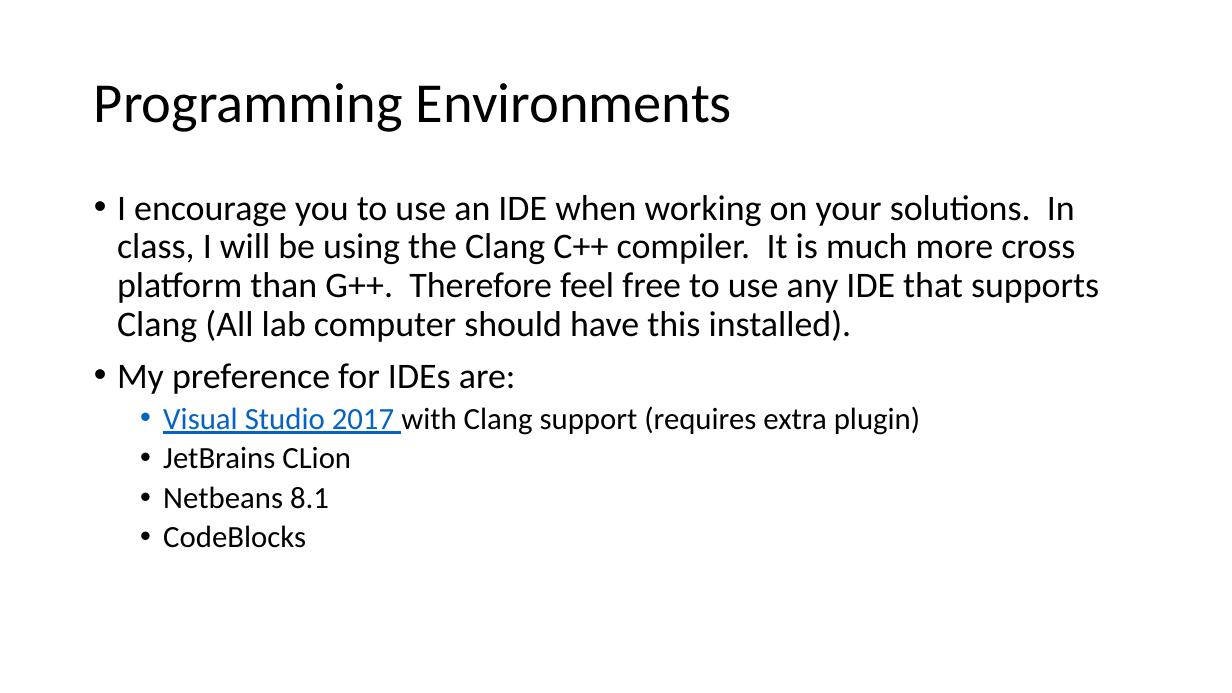
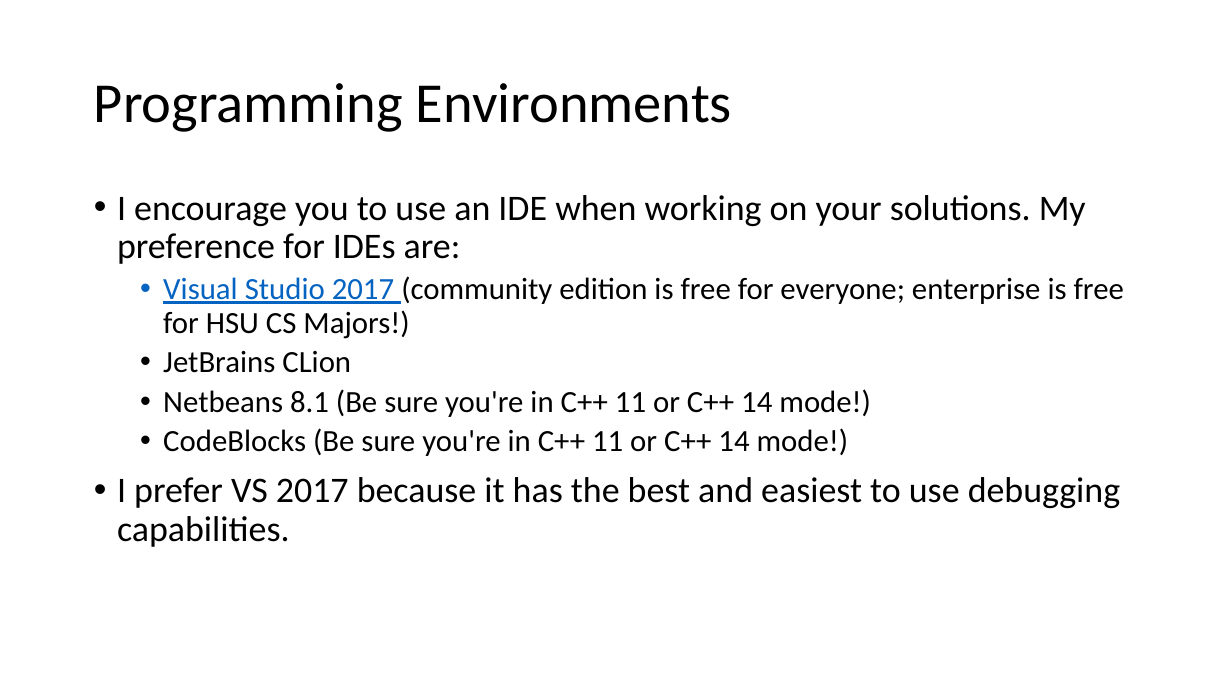
Before and after one commit to acarteas/Teaching-DataStructures, a slide deck: slide 8 of lectures/2019-01-22 introduction/2019-01-22 introduction.pptx. Drawn at 1232x693 pixels with LibreOffice and Linux fonts; fonts in the diff are those of the drawing. Boxes give left, top, right and bottom in pixels: in the first picture for what was removed or moved away, otherwise in the second. Text is boxed around its words. In the diff, an @@ line names an element or a change of style, - is before the commit and + after.

Commit message:
updated today's lecture.

```diff
--- a/lectures/2019-01-22 introduction/2019-01-22 introduction.pptx
+++ b/lectures/2019-01-22 introduction/2019-01-22 introduction.pptx
@@ text at (117, 195, 1124, 339): text changed; size 28 to 24 pt @@
-• I encourage you to use an IDE when working on your solutions. In class, I will be using the Clang C++ compiler. It is much more cross platform than G++. Therefore feel free to use any IDE that supports Clang (All lab computer should have this installed).
-• My preference for IDEs are:
-  • Visual Studio 2017 with Clang support (requires extra plugin)
+• I encourage you to use an IDE when working on your solutions. My preference for IDEs are:
+  • Visual Studio 2017 (community edition is free for everyone; enterprise is free for HSU CS Majors!)
@@ text at (117, 389, 1120, 547): text changed @@
-  • Netbeans 8.1
-  • CodeBlocks
+  • Netbeans 8.1 (Be sure you're in C++ 11 or C++ 14 mode!)
+  • CodeBlocks (Be sure you're in C++ 11 or C++ 14 mode!)
+• I prefer VS 2017 because it has the best and easiest to use debugging capabilities.
```
Also in this commit, not shown: 3 other slides changed, 1 slide added.
